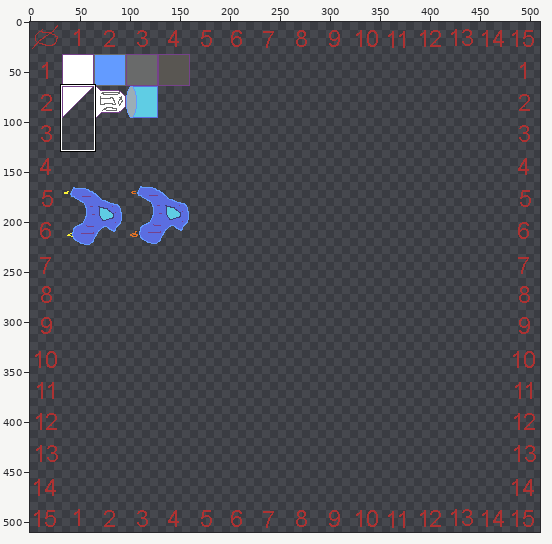
File history of a sprite sheet, src-deploy/public/ludumDare43/images/ship-001.png. Above: a wide view before the commit, with the close-up outlined.
Close-up. Before the edit:
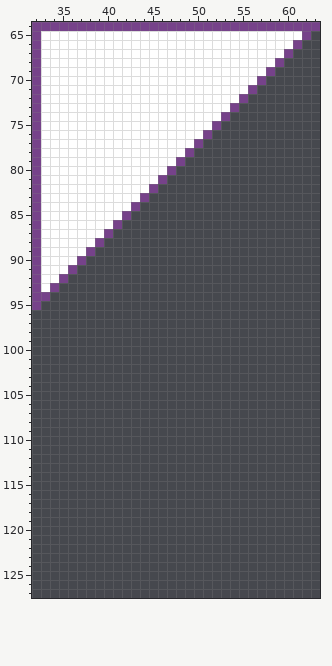
The file is 512x512 pixels. Shown: x 32..63, y 64..127. The wide view leaves out empty margins.
Now the later version:
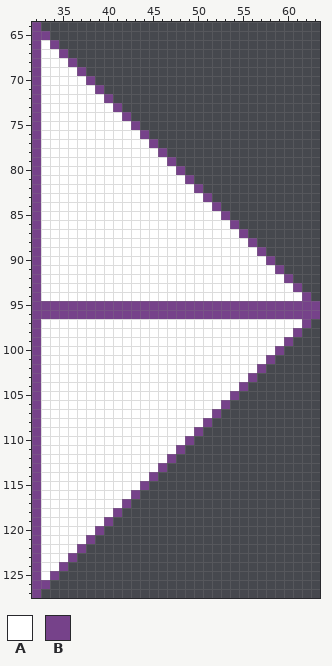
Palette (. is transparent): A #ffffff  B #76428a
Diff:
Changed rows in their new state; - is an unchanged pixel.
first column x 32:
 64 -...............................
 65 -B.............................-
 66 --B...........................--
 67 ---B.........................---
 68 ----B.......................----
 69 -----B.....................-----
 70 ------B...................------
 71 -------B.................-------
 72 --------B...............--------
 73 ---------B.............---------
 74 ----------B...........----------
 75 -----------B.........-----------
 76 ------------B.......------------
 77 -------------B.....-------------
 78 --------------B...--------------
 79 ---------------B.---------------
 80 ---------------AB---------------
 81 --------------AAAB--------------
 82 -------------AAAAAB-------------
 83 ------------AAAAAAAB------------
 84 -----------AAAAAAAAAB-----------
 85 ----------AAAAAAAAAAAB----------
 86 ---------AAAAAAAAAAAAAB---------
 87 --------AAAAAAAAAAAAAAAB--------
 88 -------AAAAAAAAAAAAAAAAAB-------
 89 ------AAAAAAAAAAAAAAAAAAAB------
 90 -----AAAAAAAAAAAAAAAAAAAAAB-----
 91 ----AAAAAAAAAAAAAAAAAAAAAAAB----
 92 ---AAAAAAAAAAAAAAAAAAAAAAAAAB---
 93 --AAAAAAAAAAAAAAAAAAAAAAAAAAAB--
 94 -AAAAAAAAAAAAAAAAAAAAAAAAAAAAAB-
 95 -BBBBBBBBBBBBBBBBBBBBBBBBBBBBBBB
 96 BBBBBBBBBBBBBBBBBBBBBBBBBBBBBBBB
 97 BAAAAAAAAAAAAAAAAAAAAAAAAAAAAAB-
 98 BAAAAAAAAAAAAAAAAAAAAAAAAAAAAB--
 99 BAAAAAAAAAAAAAAAAAAAAAAAAAAAB---
100 BAAAAAAAAAAAAAAAAAAAAAAAAAAB----
101 BAAAAAAAAAAAAAAAAAAAAAAAAAB-----
102 BAAAAAAAAAAAAAAAAAAAAAAAAB------
103 BAAAAAAAAAAAAAAAAAAAAAAAB-------
104 BAAAAAAAAAAAAAAAAAAAAAAB--------
105 BAAAAAAAAAAAAAAAAAAAAAB---------
106 BAAAAAAAAAAAAAAAAAAAAB----------
107 BAAAAAAAAAAAAAAAAAAAB-----------
108 BAAAAAAAAAAAAAAAAAAB------------
109 BAAAAAAAAAAAAAAAAAB-------------
110 BAAAAAAAAAAAAAAAAB--------------
111 BAAAAAAAAAAAAAAAB---------------
112 BAAAAAAAAAAAAAAB----------------
113 BAAAAAAAAAAAAAB-----------------
114 BAAAAAAAAAAAAB------------------
115 BAAAAAAAAAAAB-------------------
116 BAAAAAAAAAAB--------------------
117 BAAAAAAAAAB---------------------
118 BAAAAAAAAB----------------------
119 BAAAAAAAB-----------------------
120 BAAAAAAB------------------------
121 BAAAAAB-------------------------
122 BAAAAB--------------------------
123 BAAAB---------------------------
124 BAAB----------------------------
125 BAB-----------------------------
126 BB------------------------------
127 B-------------------------------
Where, in picture pixels (left, top, right, bottom), the same in both close-ups:
changed: (32, 22, 320, 598)
